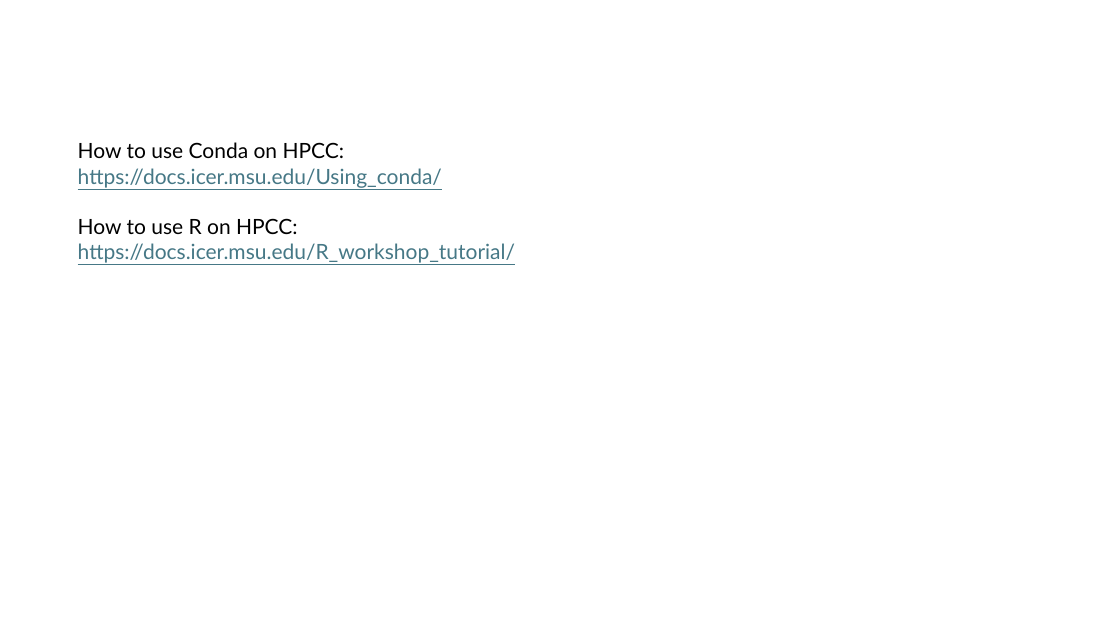
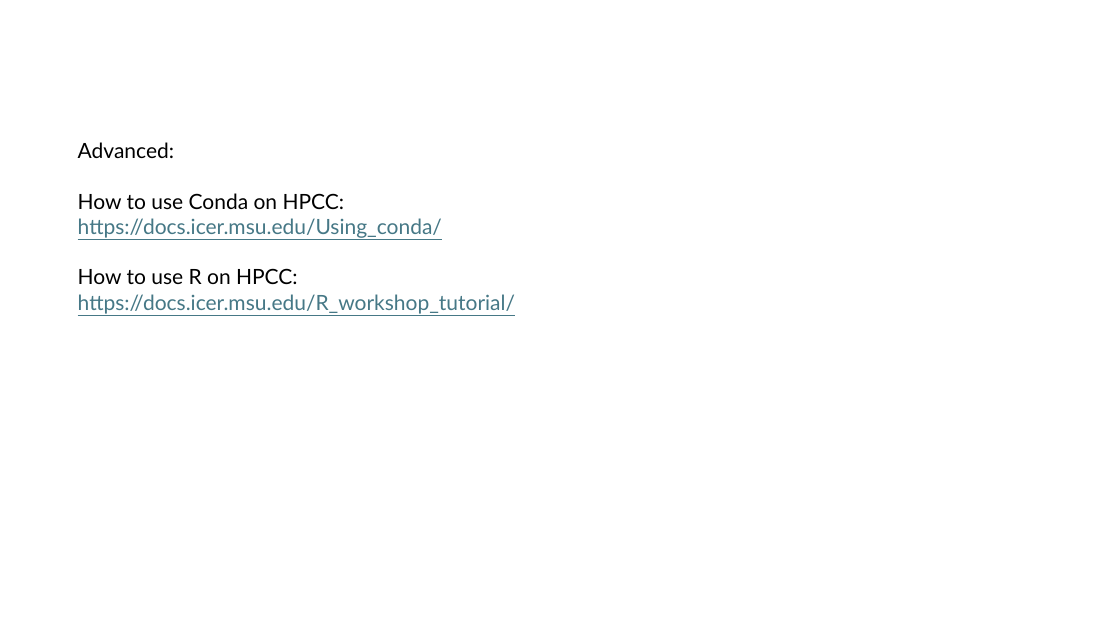
Before and after one commit to Bin-Chen-Lab/2024_bigdatacamp, a slide deck: slide 3 of Ruoqiao/day 1 - Unix.pptx. Drawn at 1120x630 pixels with LibreOffice and Linux fonts; fonts in the diff are those of the drawing. Boxes give left, top, right and bottom in pixels: in the first picture for what was removed or moved away, otherwise in the second. Text is boxed around its words. In the diff, an @@ line names an element or a change of style, - is before the commit and + after.

```diff
--- a/Ruoqiao/day 1 - Unix.pptx
+++ b/Ruoqiao/day 1 - Unix.pptx
@@ text at [78, 142, 174, 158]: paragraph added @@
+Advanced:
```
Also in this commit, not shown: 1 slide added.
